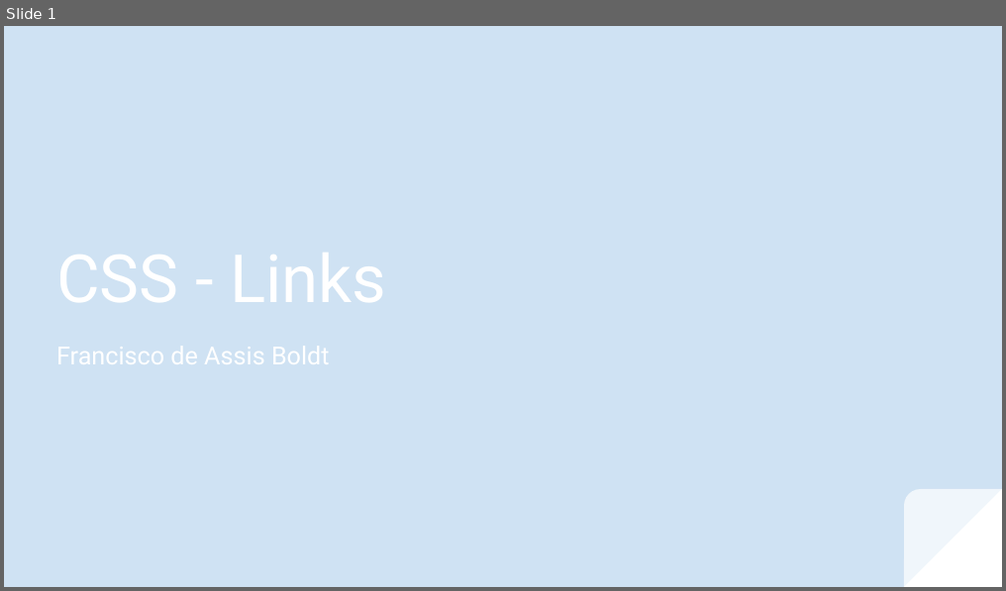
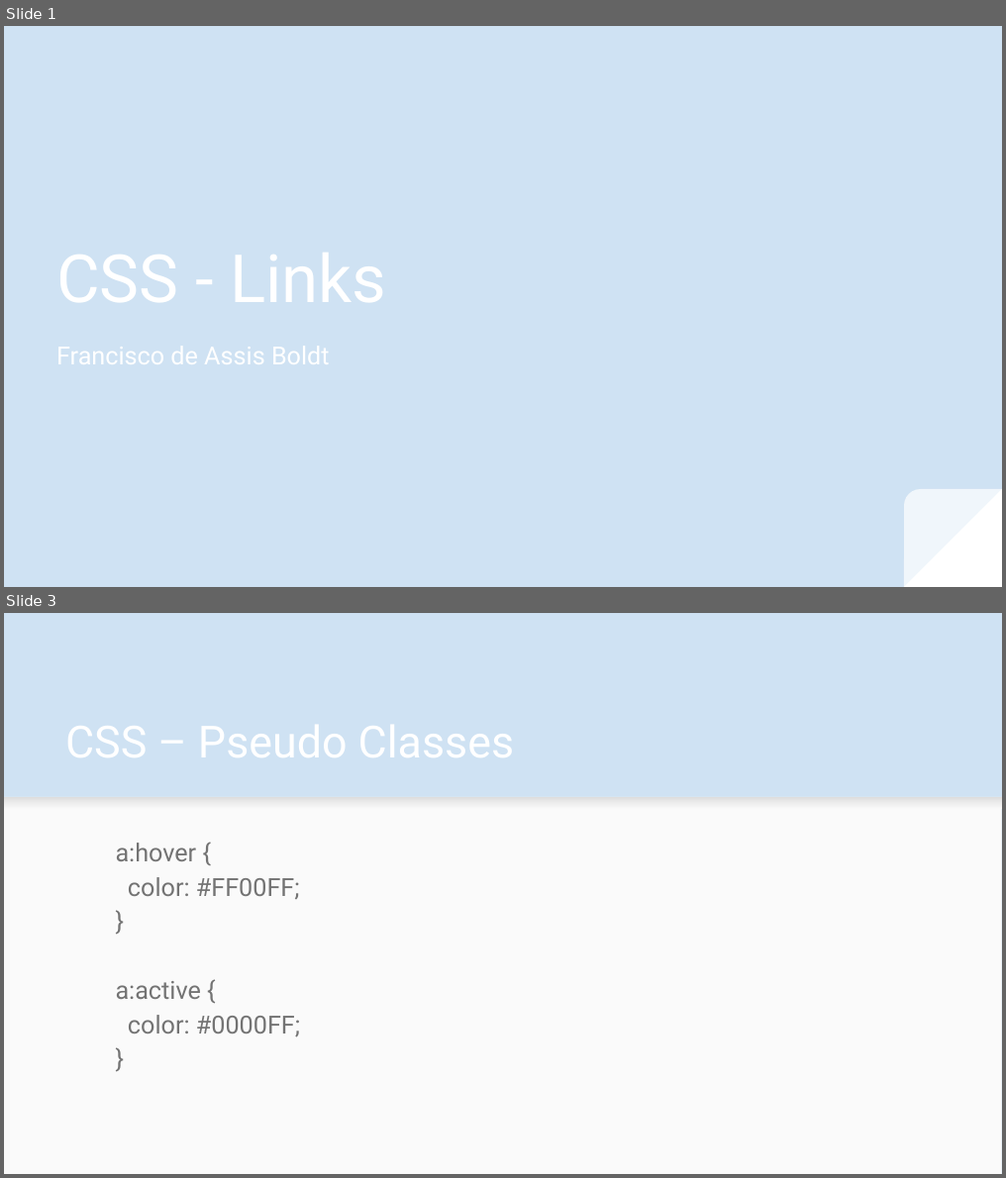
Before and after one commit to fboldt/aulasweb, a slide deck: slides/CSS - Links.odp. Shown one above the other, each under a label of ours: slide 1 before the commit, slides 1 and 3 after it; the slides between them are not shown. The pictures are 1006x591 and 1006x1178 pixels, drawn with LibreOffice and Linux fonts; fonts in the diff are those of the drawing. Boxes give left, top, right and bottom in pixels: in the first picture for what was removed or moved away, otherwise in the second. Text is boxed around its words. In the diff, an @@ line names an element or a change of style, - is before the commit and + after.

```diff
--- a/slides/CSS - Links.odp
+++ b/slides/CSS - Links.odp
@@ slide 3 added at [4, 613, 1002, 1174], background #CFE2F3 @@
@@ rectangle added at [4, 796, 1002, 1173], fill #FAFAFA @@
@@ rectangle added at [4, 796, 1002, 809], fill gradient #F9F9F9 to #DEDEDE @@
@@ text added at [116, 843, 300, 1038], 18 pt, text #737373 @@
+a:hover {
+color: #FF00FF;
+}
+a:active {
+color: #0000FF;
+}
```
Also in this commit, not shown: 1 slide changed, 1 other slide added, 1 other file.
